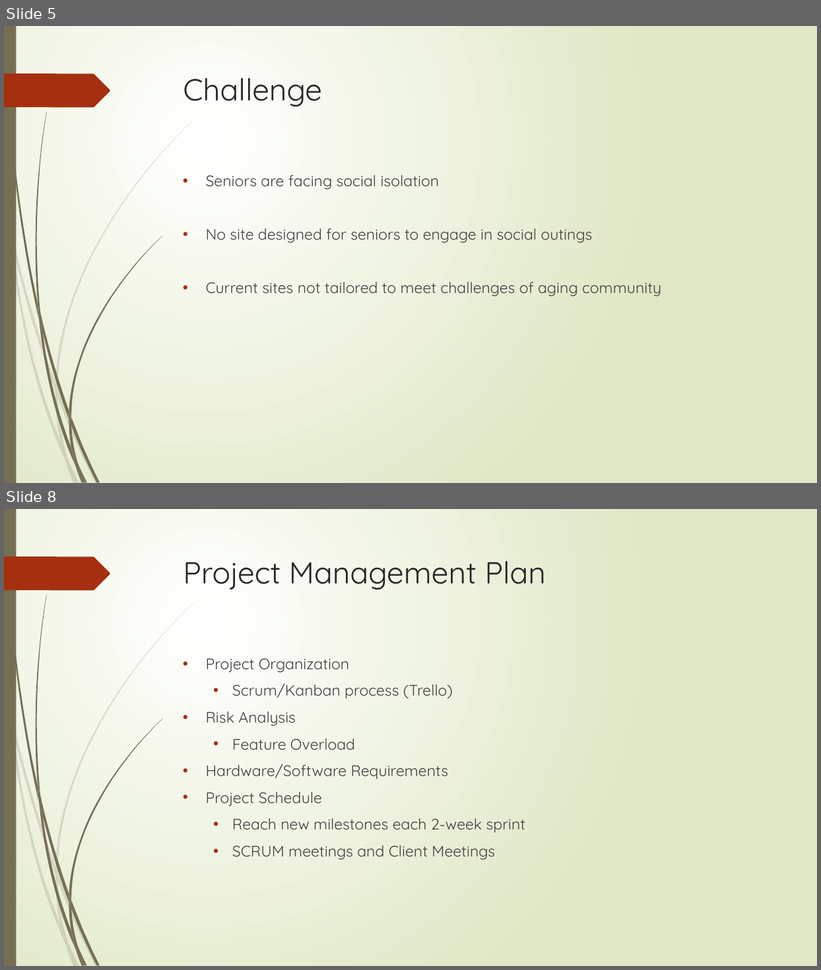
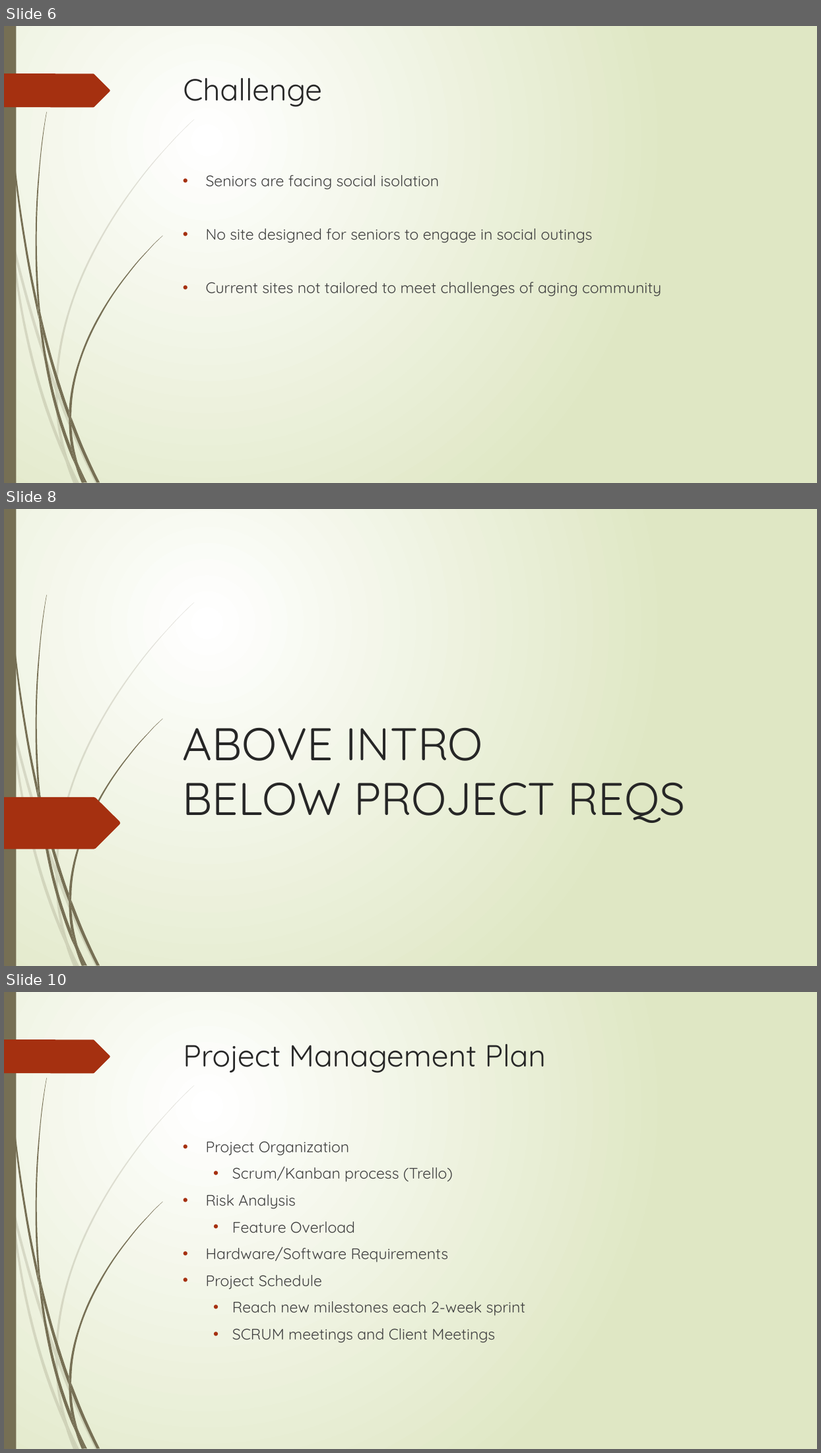
Before and after one commit to cs480GroupCAKE/PIEWebsite, a slide deck: Presentation/12.8.15 Presentation (Revised).pptx. Shown one above the other, each under a label of ours: slides 5 and 8 before the commit, slides 6, 8 and 10 after it; the slides between them are not shown. The pictures are 821x970 and 821x1453 pixels, drawn with LibreOffice and Linux fonts; fonts in the diff are those of the drawing. Boxes give left, top, right and bottom in pixels: in the first picture for what was removed or moved away, otherwise in the second. Text is boxed around its words. In the diff, an @@ line names an element or a change of style, - is before the commit and + after.

```diff
--- a/Presentation/12.8.15 Presentation (Revised).pptx
+++ b/Presentation/12.8.15 Presentation (Revised).pptx
@@ slide 8 added at (4, 509, 817, 966), background gradient #FFFFFF to #DFE8C4; not listed: 23 template elements that a slide beside it also shows @@
@@ title added at (183, 728, 685, 823), 54 pt, text #262626 @@
+ABOVE INTRO
+BELOW PROJECT REQS
@@ freeform shape added at (4, 797, 121, 850), fill #A53010 @@
@@ what was slide 5 is now slide 6 @@
@@ what was slide 8 is now slide 10 @@
```
Also in this commit, not shown: 3 slides changed, 5 other slides added, 3 other files.
